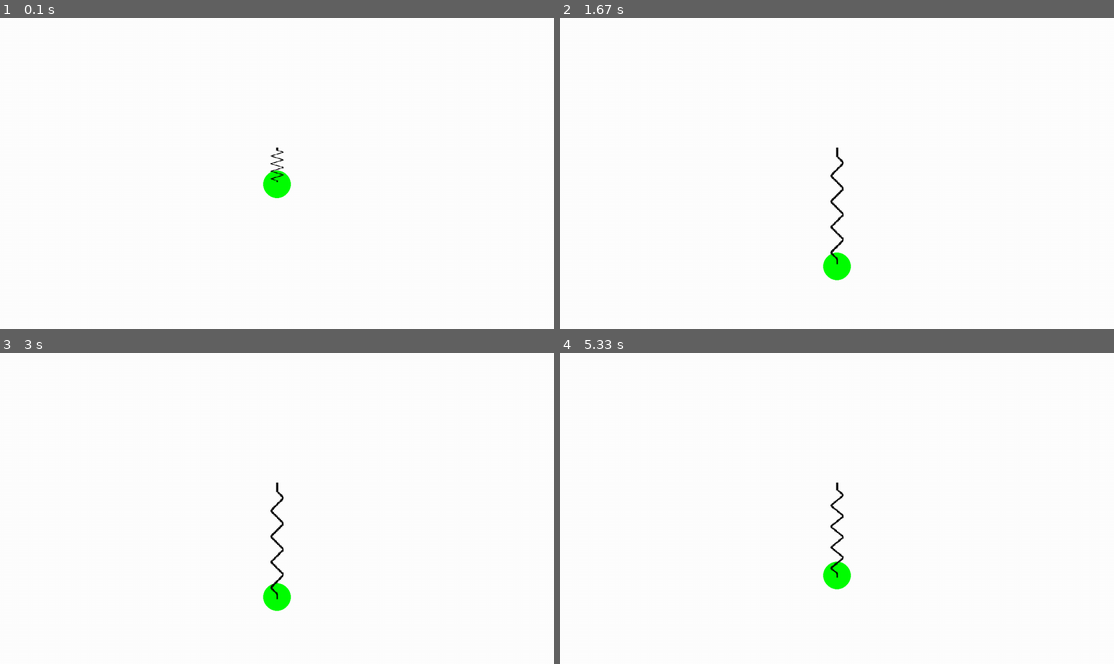
Above: before the commit, frames 1-4 (two rows, left to right).
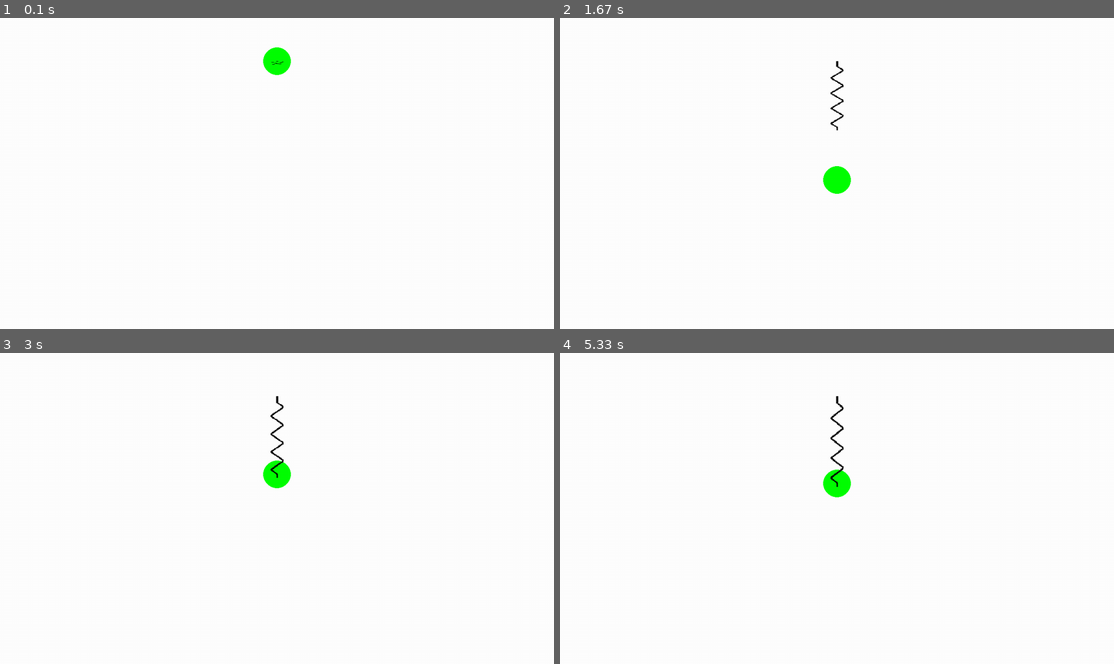
Above: after the commit, the same moments.

Repository: KamilGrundas/Damping_Simulator
Game: pygame game, started from code/main.py
The game is run twice, just before and just after one commit, with the same random seed, the same clock (stepped at 60 frames per second) and the same inputs.
Inputs:
- Up to frame 1 (0.1 s): no input
- Up to frame 2 (1.67 s): tap W at 0.33, 1.07, 1.37 s; tap C at 0.67 s
- Up to frame 3 (3 s): tap C at 1.83 s
- Up to frame 4 (5.33 s): tap C at 3.3, 3.63, 3.93 s; tap W at 3.38 s

The runs differ from the first frame. In frame 1, 0.8% of the frame differs, in the area x 47-53%, y 9-58%; in frame 2, 1.0%; in frame 3, 1.0%, in the area x 47-53%, y 13-84%; in frame 4, 1.0%.

Commit message:
Working simulation with slowing

Diff:
--- a/code/circle.py
+++ b/code/circle.py
@@ -19,32 +19,51 @@
         # Set the position of the sprite
         self.rect = self.image.get_rect(center=pos)
         self.pos = pygame.math.Vector2(self.rect.center)
-        self.speed = 1
+        self.current_speed = 0
+        self.speed = 300
+        self.max_speed = 300
 
-        self.gravity = 100
+        self.k = 1
 
-        self.change = False
-
-    # def move(self,dt):
-
-    #     #self.pos.x += 1 * self.speed * dt
-
-    #     #self.rect.centerx = self.pos.x
+        self.change_direction = True
 
 
-    #     if self.gravity == 0:
-    #         self.change = True
+        self.accelerate = False
+        self.up = True
 
-    #     if self.gravity == 100:
-    #         self.change = False
+    def move(self,dt):
 
-    #     if self.change == True:
-    #         self.gravity += 1
-    #         self.pos.y -= self.speed * dt * self.gravity
+        #self.pos.x += 1 * self.speed * dt
 
-    #     if self.change == False:
-    #         self.gravity -= 1
-    #         self.pos.y += self.speed * dt * self.gravity
+        #self.rect.centerx = self.pos.x
+
+        if self.up:
+            self.pos.y -= self.current_speed * dt
+        else:
+            self.pos.y += self.current_speed * dt
+
+
+
+        if self.accelerate:
+
+
+            self.current_speed += self.speed * dt
+            if self.current_speed > self.max_speed:
+                self.accelerate = False
+
+        else:
+
+            self.current_speed -= self.speed * dt
+            if self.current_speed < 0:
+                self.accelerate = True
+                if self.change_direction == True:
+                    self.up = False
+                    self.change_direction = False
+                    self.max_speed = self.max_speed/self.k
+                else:
+                    self.up = True
+                    self.change_direction = True
+                    self.max_speed = self.max_speed/self.k
 
 
 
@@ -53,8 +72,9 @@
 
 
 
-    #     self.rect.centery = int(self.pos.y)
+
+        self.rect.centery = int(self.pos.y)
 
 
-    # def update(self,dt):
-    #     self.move(dt)
+    def update(self,dt):
+        self.move(dt)
--- a/code/level.py
+++ b/code/level.py
@@ -17,8 +17,8 @@
 		self.setup()
 
 	def setup(self):
-		self.circle = Circle((SCREEN_WIDTH/2,300), self.all_sprites)
-		self.spring = Spring((SCREEN_WIDTH/2,300),self.circle, self.all_sprites)
+		self.circle = Circle((SCREEN_WIDTH/2,100), self.all_sprites)
+		self.spring = Spring((SCREEN_WIDTH/2,100),self.circle, self.all_sprites)
 
 	def input(self):
 		keys = pygame.key.get_pressed()
@@ -27,6 +27,10 @@
 			self.pause = True
 		elif keys[pygame.K_c]:
 			self.pause = False
+			self.spring.show_graph = False
+		elif keys[pygame.K_w]:
+
+			self.spring.show_graph = True
 
 
 
--- a/code/spring.py
+++ b/code/spring.py
@@ -133,10 +133,92 @@
 #             if self.image.get_width() <= self.min_width or self.image.get_height() >= self.max_height:
 #                 self.expanding = True
 
+# import pygame
+# import time
+# from settings import *
+# from math import sin, radians
+# from matplotlib import pyplot as plt
+
+# class Spring(pygame.sprite.Sprite):
+
+#     def __init__(self, pos, circle, group):
+#         super().__init__(group)
+
+#         # Create an image surface with a transparent background
+#         self.original_image = pygame.image.load("graphics/spring.png").convert_alpha()
+#         self.original_image = pygame.transform.rotate(self.original_image, 90)
+#         self.original_image = pygame.transform.scale(self.original_image, (30, 100))
+#         self.image = self.original_image.copy()
+
+#         self.circle = circle
+
+#         # Set the position of the sprite
+#         self.rect = self.image.get_rect(center=pos)
+
+#         self.pos = pygame.math.Vector2(self.rect.center)
+#         self.speed = 100
+#         self.expanding = True
+
+#         self.max_width = 30
+#         self.min_width = 10
+#         self.max_height = 300
+#         self.min_height = 70
+#         self.stretch_speed = 100
+#         self.stretch_speed_y = 400
+
+#         self.medium = (self.max_height + self.min_height) /2
+
+#         self.start_time = time.time()
+#         self.x = []
+#         self.y = []
+#         self.time = 0
+
+
+#     # def update(self, dt):
+#     #     # if self.time < 5:
+#     #     self.stretch(dt)
+#         # else:
+#         #     plt.rcParams["figure.figsize"] = [7.00, 3.50]
+#         #     plt.rcParams["figure.autolayout"] = True
+#         #     plt.xlim(0, 5)
+#         #     plt.ylim(400, 700)
+#         #     plt.grid()
+#         #     plt.plot(self.x, self.y, marker="o", markersize=2, markeredgecolor="red", markerfacecolor="green")
+#         #     plt.show()
+
+#     def stretch(self, dt):
+
+
+#         # self.time = time.time() - self.start_time
+
+#         self.rect = self.image.get_rect(center=self.pos)
+#         self.rect.top = self.pos.y
+
+#         self.circle.rect.bottom = self.rect.bottom + 64
+#         # print(self.stretch_speed_y * dt)
+#         # self.x.append(self.time)
+#         # # Use a sine wave to calculate the vertical position
+#         # self.y.append(self.rect.bottom)
+
+#         if self.expanding:
+#             self.animate_image = pygame.transform.scale(self.original_image, (self.image.get_width(), self.image.get_height() + self.stretch_speed_y * dt))
+#             self.image = self.animate_image.copy()
+
+
+#             if self.image.get_height() >= self.max_height:
+#                 self.expanding = False
+#         else:
+#             self.animate_image = pygame.transform.scale(self.original_image, (self.image.get_width(), self.image.get_height() - self.stretch_speed_y * dt))
+#             self.image = self.animate_image.copy()
+
+
+#             if self.image.get_height() <= self.min_height:
+#                 self.expanding = True
+
+
 import pygame
 import time
 from settings import *
-from math import sin, radians
 from matplotlib import pyplot as plt
 
 class Spring(pygame.sprite.Sprite):
@@ -161,51 +243,48 @@
 
         self.max_width = 30
         self.min_width = 10
-        self.max_height = 400
+        self.max_height = 300
         self.min_height = 70
-        self.stretch_speed = 1
-        self.stretch_speed_y = 5
+        self.stretch_speed = 100
+        self.stretch_speed_y = 400
+
+        self.show_graph = False
+
+        self.medium = (self.max_height + self.min_height) /2
+
         self.start_time = time.time()
         self.x = []
         self.y = []
         self.time = 0
-        self.amplitude = 50  # Amplitude of the sine wave
-        self.frequency = 0.5  # Frequency of the sine wave (adjust as needed)
+
 
     def update(self, dt):
-        if self.time < 5:
+        if self.show_graph == False:
             self.stretch(dt)
         else:
             plt.rcParams["figure.figsize"] = [7.00, 3.50]
             plt.rcParams["figure.autolayout"] = True
-            plt.xlim(0, 5)
-            plt.ylim(400, 700)
+            plt.xlim(0, 15)
+            plt.ylim(100, 700)
             plt.grid()
             plt.plot(self.x, self.y, marker="o", markersize=2, markeredgecolor="red", markerfacecolor="green")
             plt.show()
 
     def stretch(self, dt):
+
+
         self.time = time.time() - self.start_time
 
         self.rect = self.image.get_rect(center=self.pos)
         self.rect.top = self.pos.y
 
-        self.circle.rect.bottom = self.rect.bottom + 32
 
         self.x.append(self.time)
         # Use a sine wave to calculate the vertical position
-        self.y.append(self.rect.bottom + self.amplitude * sin(radians(self.frequency * self.time)))
-
-        if self.expanding:
-            self.animate_image = pygame.transform.scale(self.original_image, (self.image.get_width(), self.image.get_height() - self.stretch_speed_y))
-            self.image = self.animate_image.copy()
-
-
-            if self.image.get_height() <= self.min_height:
-                self.expanding = False
-        else:
-            self.animate_image = pygame.transform.scale(self.original_image, (self.image.get_width(), self.image.get_height() + self.stretch_speed_y))
-            self.image = self.animate_image.copy()
-
-            if self.image.get_height() >= self.max_height:
-                self.expanding = True
+        self.y.append(self.rect.bottom)
+        print(self.circle.rect.top)
+
+        self.position = (self.circle.rect.top - self.rect.top) + 40
+
+        self.animate_image = pygame.transform.scale(self.original_image, (self.image.get_width(), self.position))
+        self.image = self.animate_image.copy()
